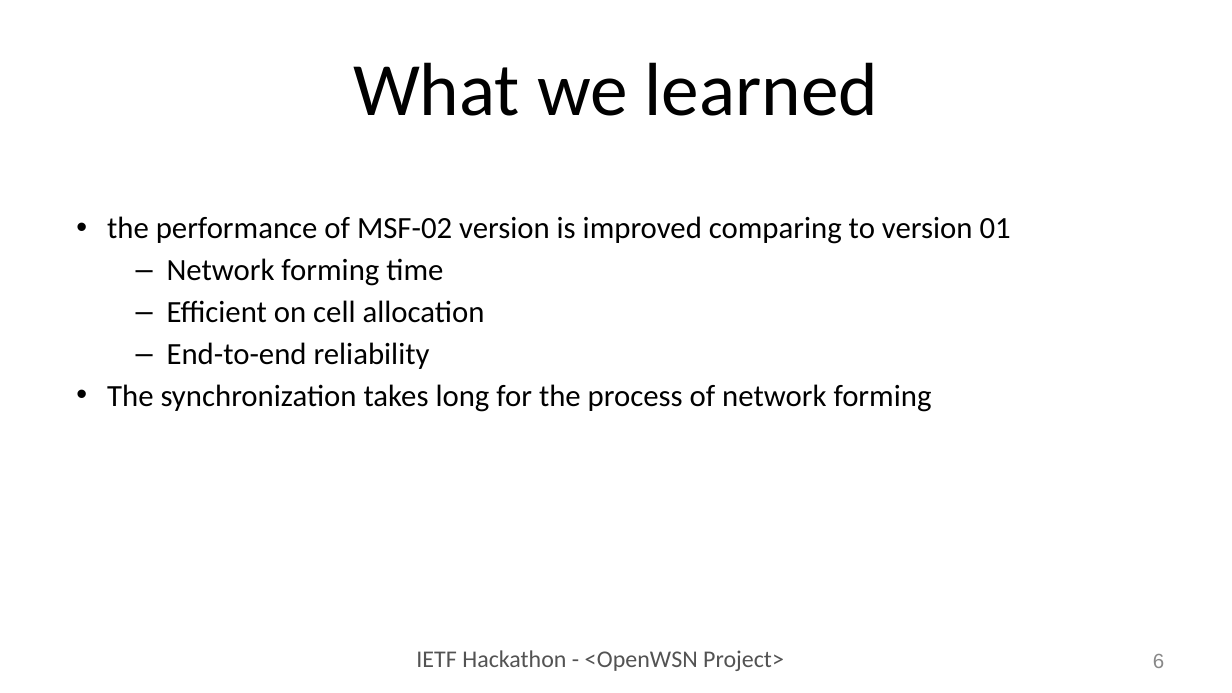
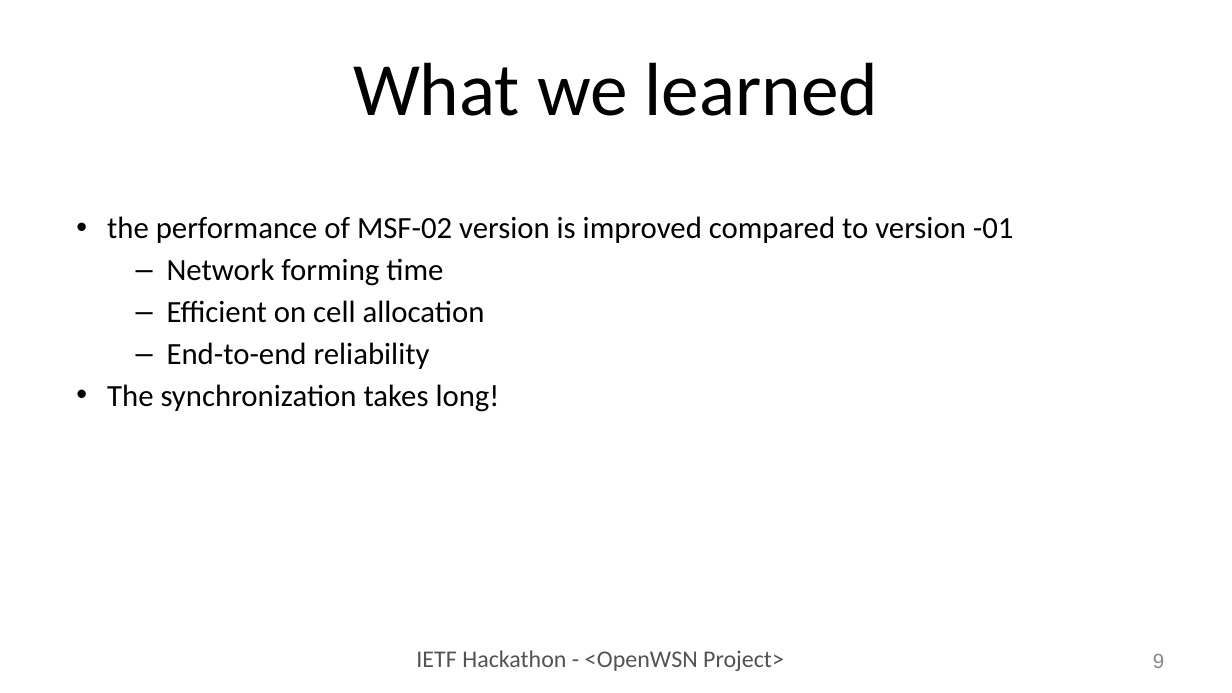
Before and after one commit to IETF-Hackathon/ietf104-project-presentations, a slide deck: slide 9 of openwsn_hackathon104.pptx (slide 6 before the commit). Drawn at 1232x693 pixels with LibreOffice and Linux fonts; fonts in the diff are those of the drawing. Boxes give left, top, right and bottom in pixels: in the first picture for what was removed or moved away, otherwise in the second. Text is boxed around its words. In the diff, an @@ line names an element or a change of style, - is before the commit and + after.

```diff
--- a/openwsn_hackathon104.pptx
+++ b/openwsn_hackathon104.pptx
@@ text at (107,216,1014,243): text changed @@
-• the performance of MSF-02 version is improved comparing to version 01
+• the performance of MSF-02 version is improved compared to version -01
@@ text at (107,384,500,412): text changed @@
-• The synchronization takes long for the process of network forming
+• The synchronization takes long!
@@ page number at (1153,654,1164,668): text changed @@
-6
+9
```
Also in this commit, not shown: 5 other slides changed, 3 slides added.
